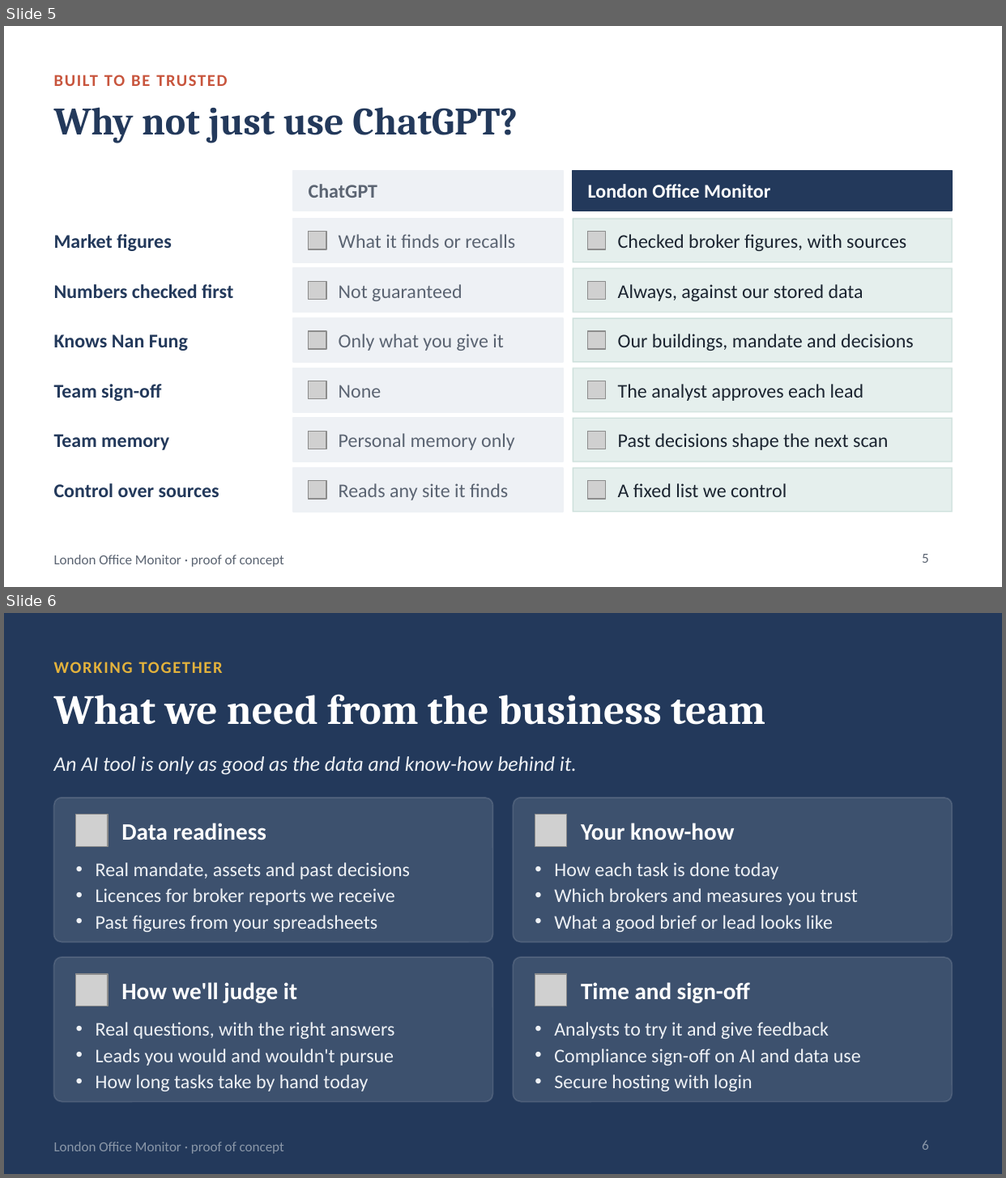
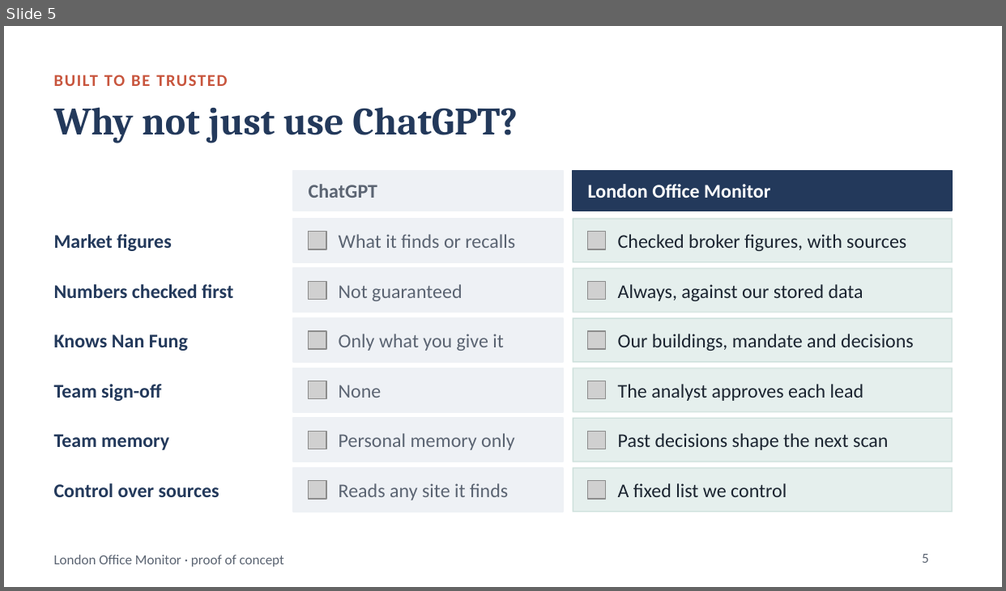
Before and after one commit to codychan5/market_monitor_agent, a slide deck: slides/london-office-monitor.pptx. Shown one above the other, each under a label of ours: slides 5 and 6 before the commit, slide 5 after it. The pictures are 1006x1178 and 1006x591 pixels, drawn with LibreOffice and Linux fonts; fonts in the diff are those of the drawing; grey boxes stand for pictures. Boxes give left, top, right and bottom in pixels: in the first picture for what was removed or moved away, otherwise in the second. Text is boxed around its words. In the diff, an @@ line names an element or a change of style, - is before the commit and + after.

```diff
--- a/slides/london-office-monitor.pptx
+++ b/slides/london-office-monitor.pptx
@@ slide 6 removed at bbox=[4, 613, 1002, 1174], background #23395B @@
@@ text removed at bbox=[54, 662, 223, 673] @@
-WORKING TOGETHER
@@ title removed at bbox=[54, 694, 765, 725] @@
-What we need from the business team
@@ text removed at bbox=[54, 756, 577, 775] @@
-An AI tool is only as good as the data and know-how behind it.
@@ rounded rectangle removed at bbox=[54, 798, 493, 943] @@
@@ rounded rectangle removed at bbox=[513, 798, 952, 943] @@
@@ picture removed at bbox=[76, 815, 108, 846] @@
@@ text removed at bbox=[121, 823, 266, 840] @@
-Data readiness
@@ picture removed at bbox=[535, 815, 567, 846] @@
@@ text removed at bbox=[581, 823, 734, 840] @@
-Your know-how
@@ text removed at bbox=[96, 862, 410, 932] @@
-• Real mandate, assets and past decisions
-• Licences for broker reports we receive
-• Past figures from your spreadsheets
@@ text removed at bbox=[554, 862, 858, 932] @@
-• How each task is done today
-• Which brokers and measures you trust
-• What a good brief or lead looks like
@@ rounded rectangle removed at bbox=[54, 957, 493, 1102] @@
@@ picture removed at bbox=[76, 974, 108, 1006] @@
@@ rounded rectangle removed at bbox=[513, 957, 952, 1102] @@
@@ picture removed at bbox=[535, 974, 567, 1006] @@
@@ text removed at bbox=[121, 982, 297, 1003] @@
-How we'll judge it
@@ text removed at bbox=[581, 982, 750, 1003] @@
-Time and sign-off
@@ text removed at bbox=[96, 1022, 395, 1092] @@
-• Real questions, with the right answers
-• Leads you would and wouldn't pursue
-• How long tasks take by hand today
@@ text removed at bbox=[554, 1022, 861, 1092] @@
-• Analysts to try it and give feedback
-• Compliance sign-off on AI and data use
-• Secure hosting with login
@@ text removed at bbox=[54, 1142, 284, 1154] @@
-London Office Monitor · proof of concept
@@ page number removed at bbox=[922, 1140, 929, 1150] @@
-6
```
Also in this commit, not shown: 1 slide added, 9 other files.
